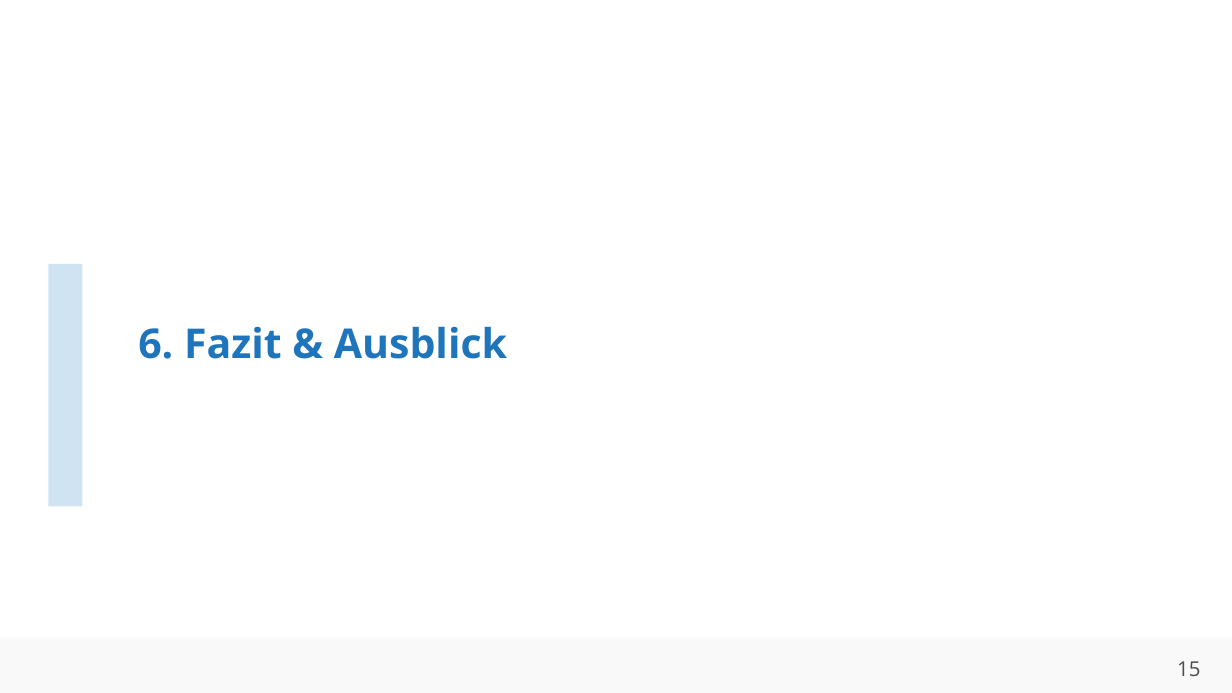
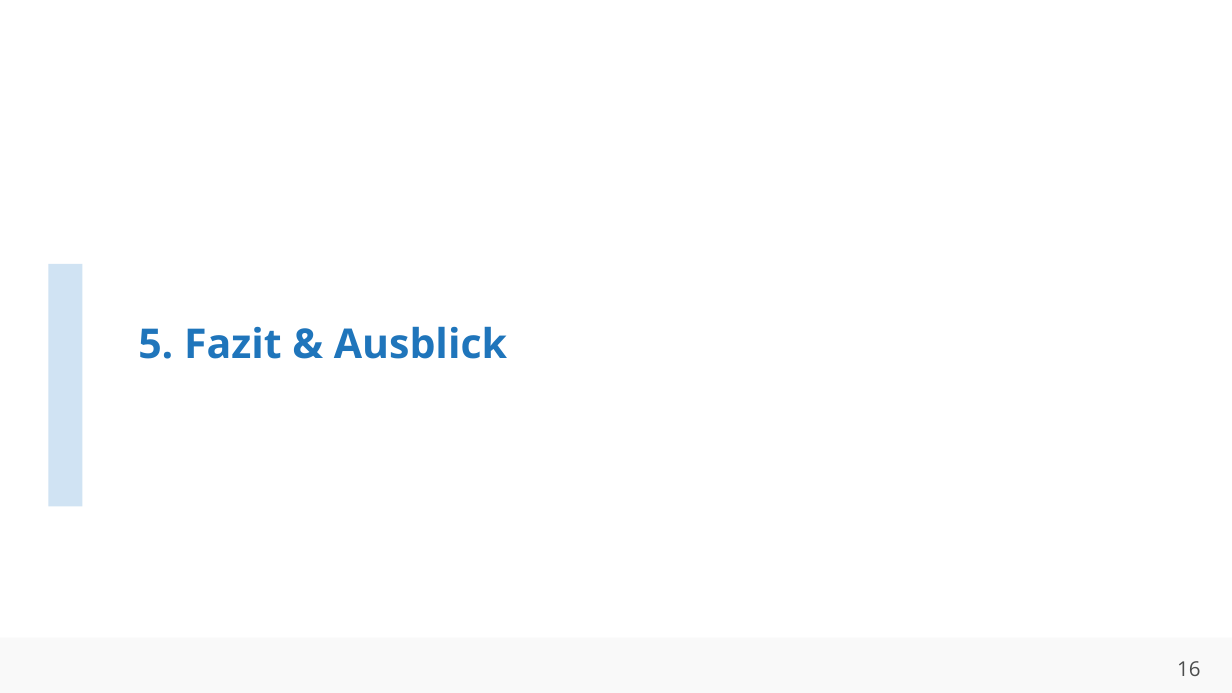
Before and after one commit to ahndavin/Abschlussarbeit_Bachelor, a slide deck: slide 16 of Kolloquium/Kolloquium.pptx (slide 15 before the commit). Drawn at 1232x693 pixels with LibreOffice and Linux fonts; fonts in the diff are those of the drawing; background and template pictures are left out. Boxes give left, top, right and bottom in pixels: in the first picture for what was removed or moved away, otherwise in the second. Text is boxed around its words. In the diff, an @@ line names an element or a change of style, - is before the commit and + after.

```diff
--- a/Kolloquium/Kolloquium.pptx
+++ b/Kolloquium/Kolloquium.pptx
@@ title at (x1=138, y1=326, x2=507, y2=359): text changed @@
-6. Fazit & Ausblick
+5. Fazit & Ausblick
@@ page number at (x1=1177, y1=661, x2=1200, y2=676): text changed @@
-15
+16
```
Also in this commit, not shown: 9 other slides changed, 4 slides added, 3 slides removed, 2 other files.
